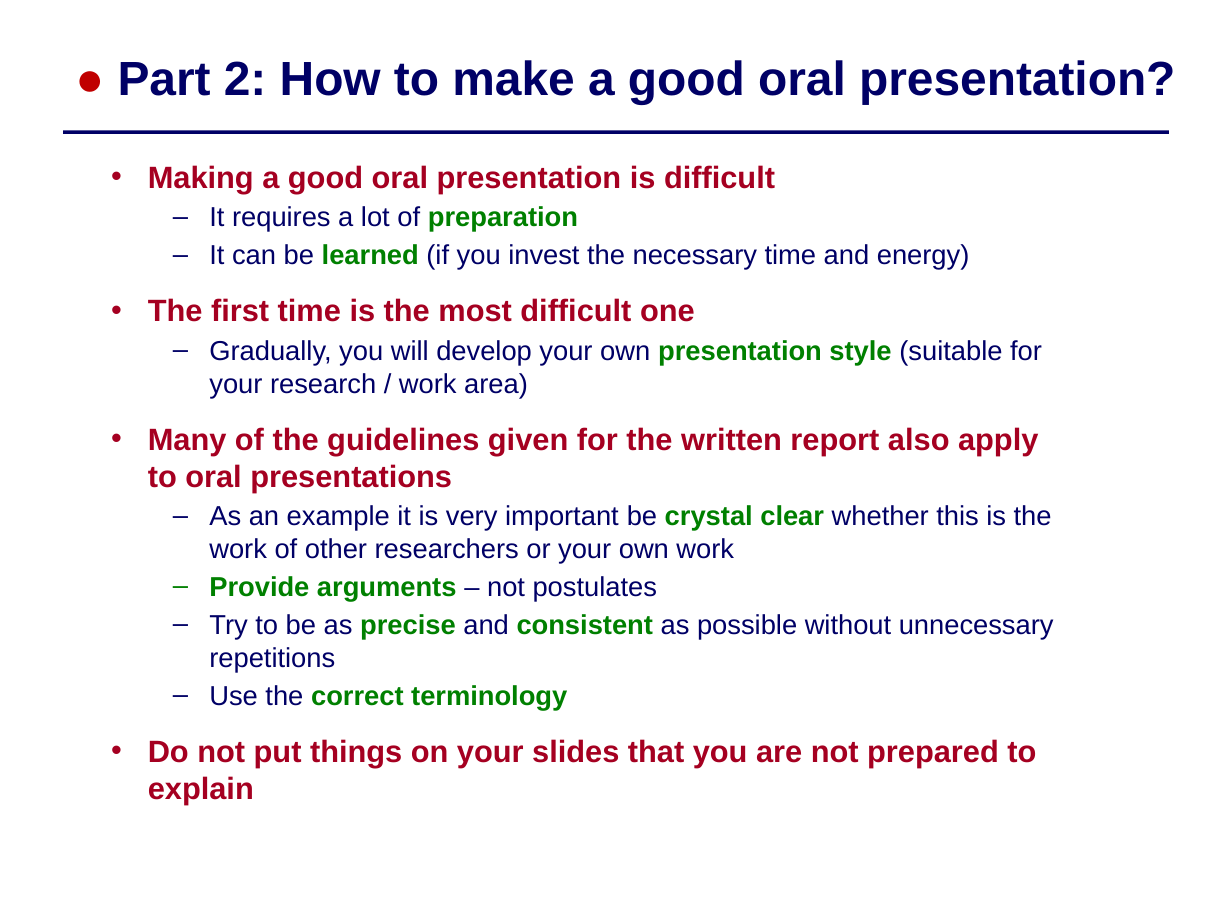
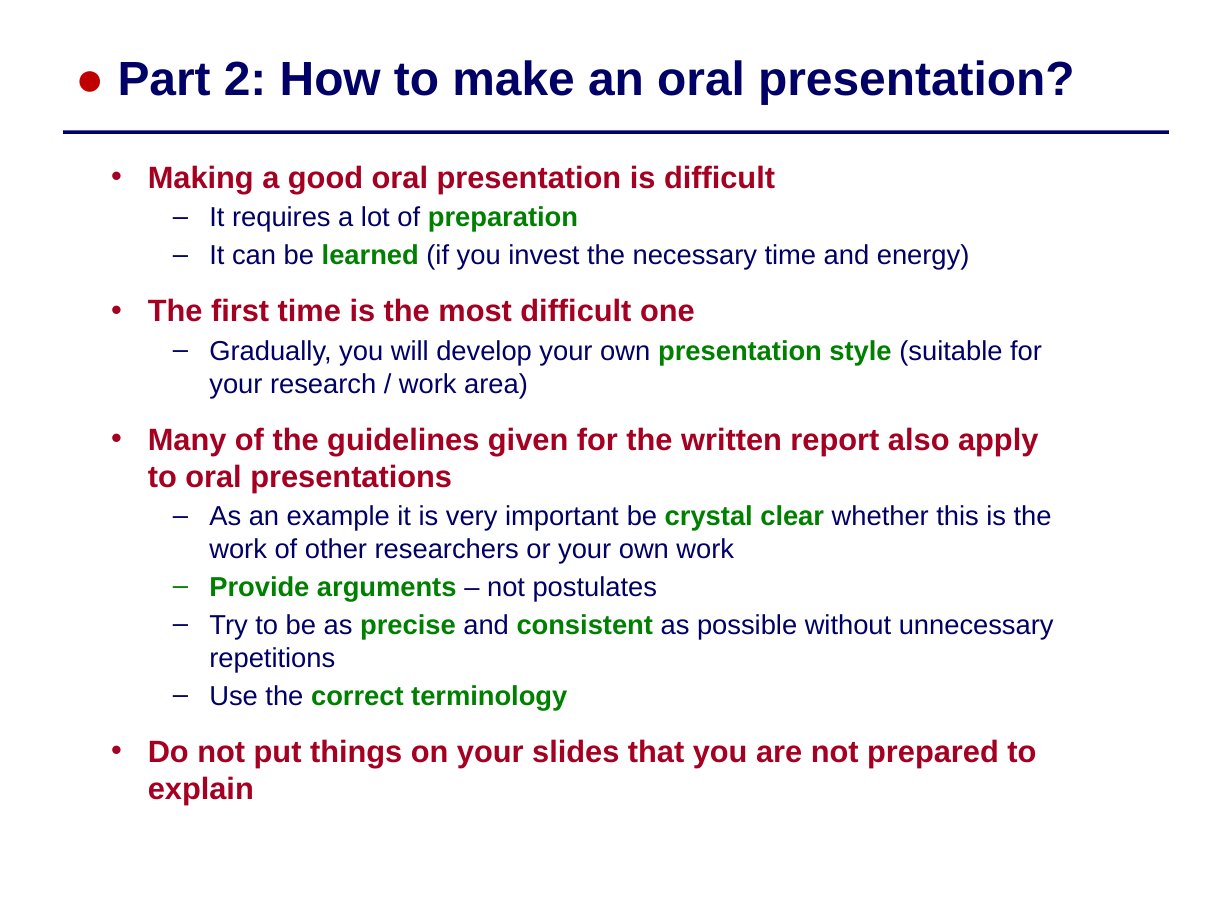
Before and after one commit to IntProgAU/Materiale, a slide deck: slide 29 of web/b25/2 Academic Writing and Oral Presentation.pptx (slide 28 before the commit). Drawn at 1232x924 pixels with LibreOffice and Linux fonts; fonts in the diff are those of the drawing. Boxes give left, top, right and bottom in pixels: in the first picture for what was removed or moved away, otherwise in the second. Text is boxed around its words. In the diff, an @@ line names an element or a change of style, - is before the commit and + after.

```diff
--- a/web/b25/2 Academic Writing and Oral Presentation.pptx
+++ b/web/b25/2 Academic Writing and Oral Presentation.pptx
@@ text at <box>118,60,1074,104</box>: text changed @@
-● Part 2: How to make a good oral presentation?
+● Part 2: How to make an oral presentation?
```
Also in this commit, not shown: 1 other slide changed, 1 slide added.
